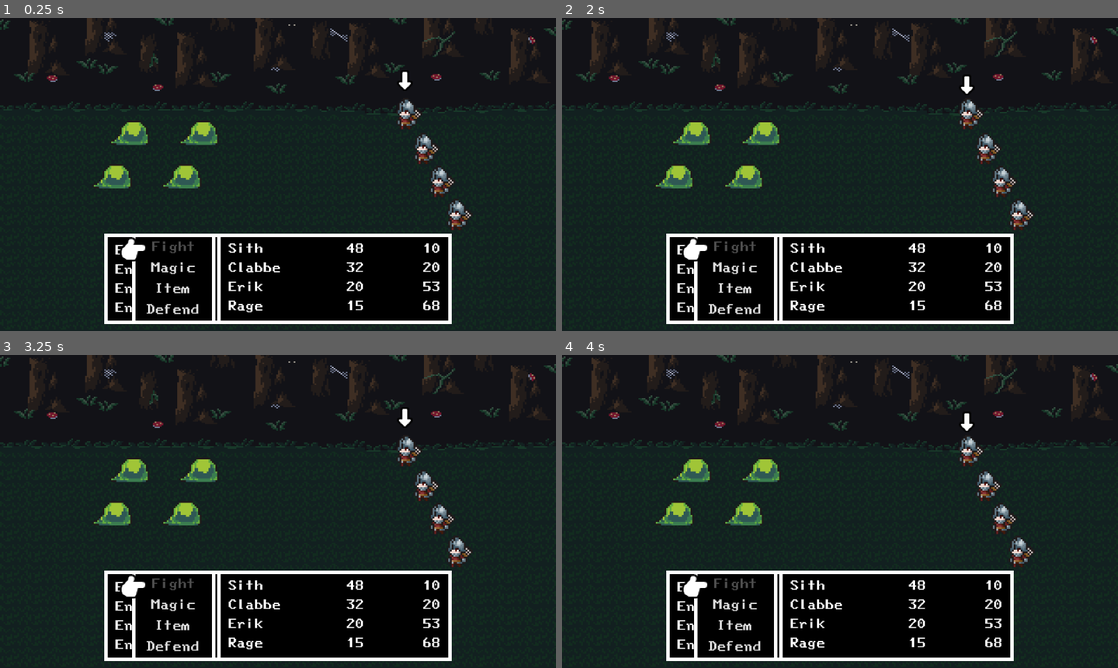
Above: before the commit, frames 1-4 (two rows, left to right).
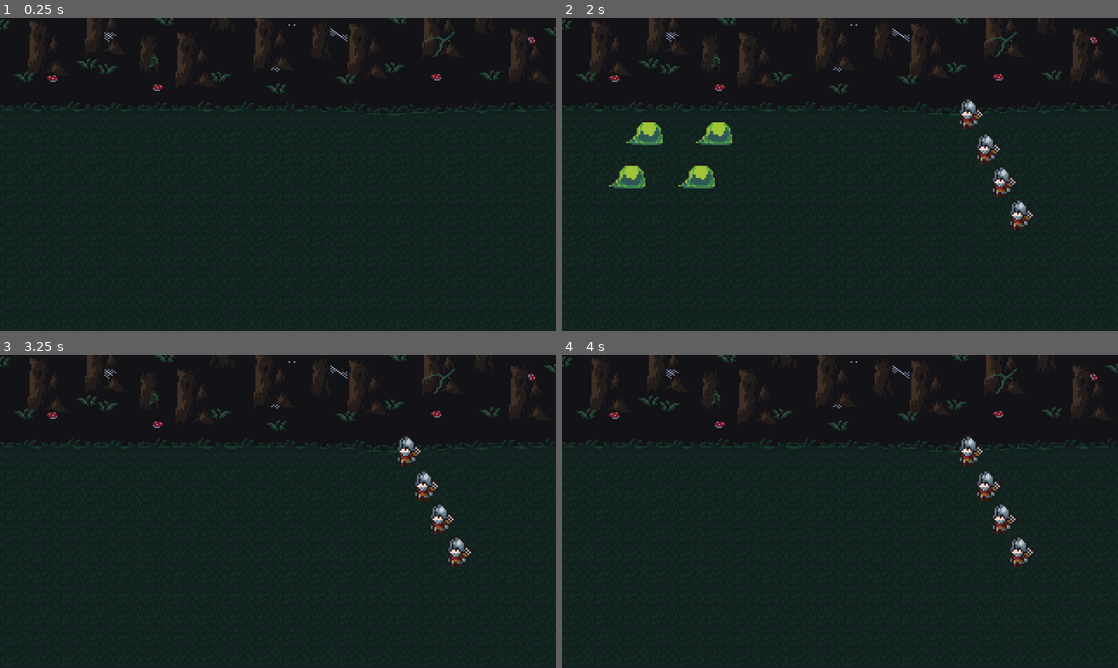
Above: after the commit, the same moments.

Repository: sithpl/ootf-jrpg
Game: Godot game, scene res://Scenes/Battle.tscn
Same seed, same stepped clock (60 frames per second), same inputs: the game is played once before the commit and once after it.
Inputs (mouse positions are in pixels of both pictures, inside the frame that each line leads up to; where the layout moved, square brackets give the same spot in the first picture):
- Up to frame 1 (0.25 s): no input
- Up to frame 2 (2 s): click (762, 133) at 0.52 s; click (973, 115) at 1.25 s
- Up to frame 3 (3.25 s): tap Enter at 2 s; hold Right (ui_right) 2.03-2.75 s; tap R at 2.1 s; click (555, 452) [127, 470] at 2.75 s
- Up to frame 4 (4 s): click (990, 486) at 3.5 s

The runs differ from the first frame. In frame 1, 20% of the frame differs, in the area x 16-85%, y 17-98%; in frame 2, 20%, in the area x 8-82%, y 18-98%; in frame 3, 19%; in frame 4, 19%.
Error after the commit: Invalid access to property or key 'process_frame' on a base object of type 'null instance'. (res://Scripts/Battle.gd:356)

Commit message:
Added Intro Function, Tightened Up Presentation
Intro Theme + _play_intro function

Worked on tightening up overall feel

Diff:
--- /dev/null
+++ b/Battle.gdshader
@@ -0,0 +1,17 @@
+shader_type canvas_item;
+
+uniform float radius        : hint_range(0.0, 1.5) = 0.0;
+uniform float edge_falloff  : hint_range(0.0, 0.1) = 0.02;
+
+void fragment() {
+    // UV coords [0,1] across the screen
+    vec2 uv = SCREEN_UV;
+    // Distance from center
+    float d = distance(uv, vec2(0.5));
+
+    // 0 inside circle, 1 outside, with soft edge
+    float mask = smoothstep(radius, radius - edge_falloff, d);
+
+    // Black with the mask controlling opacity
+    COLOR = vec4(0.0, 0.0, 0.0, mask);
+}
--- a/Scenes/Battle.tscn
+++ b/Scenes/Battle.tscn
@@ -25,15 +25,6 @@
 grow_vertical = 2
 script = ExtResource("1_p46lj")
 metadata/_edit_use_anchors_ = true
-
-[node name="BackgroundTemp" type="ColorRect" parent="."]
-layout_mode = 1
-anchors_preset = 15
-anchor_right = 1.0
-anchor_bottom = 1.0
-grow_horizontal = 2
-grow_vertical = 2
-color = Color(0.277983, 0.447947, 1, 0.960784)
 
 [node name="BattleScene" type="TextureRect" parent="."]
 layout_mode = 1
--- a/Scenes/PlayerInfoBar.tscn
+++ b/Scenes/PlayerInfoBar.tscn
@@ -66,6 +66,12 @@
 text = "999"
 horizontal_alignment = 2
 
+[node name="Status" type="Label" parent="."]
+custom_minimum_size = Vector2(12, 0)
+layout_mode = 2
+size_flags_horizontal = 3
+text = "Normal"
+
 [node name="ATBBar" parent="." instance=ExtResource("1_aulq1")]
 visible = false
 layout_mode = 2
--- a/Scripts/Battle.gd
+++ b/Scripts/Battle.gd
@@ -2,6 +2,7 @@
 class_name Battle
 
 enum States {
+	INTRO,
 	IDLE,
 	PLAYER_SELECT,
 	PLAYER_TARGET,
@@ -17,10 +18,13 @@
 	DEFEND
 }
 
+@export var transition_time := 0.7
+
 const MAX_LOG_LINES := 3
 
 # Battle flow
 var state: States = States.IDLE
+var _orig_positions := {}
 var turn_order: Array[BattleActor] = []
 var current_turn_idx: int = 0
 var current_actor: BattleActor = null
@@ -28,6 +32,8 @@
 var action_log: Array[String] = []
 
 # UI nodes
+@onready var _top_cover = $CanvasLayer/TopCover
+@onready var _bottom_cover = $CanvasLayer/BottomCover
 @onready var _battle_music: AudioStreamPlayer = $BattleMusic
 @onready var _log_label: Label = $ActionLogLabel
 @onready var _gui: Control = $GUIMargin
@@ -42,11 +48,54 @@
 	_options.hide()
 	_down_cursor.hide()
 	_gui.hide()
-	_start_battle()
+	call_deferred("_play_intro")  # Defer so _ready finishes first
 
 func _unhandled_input(event: InputEvent) -> void:
 	if event.is_action_pressed("ui_cancel") and state == States.PLAYER_TARGET:
 		_cancel_target_selection()
+
+func _stash_and_offset_buttons() -> void:
+	var screen_w = get_viewport_rect().size.x
+
+	# Players slide in from left
+	for btn in _players_menu.get_buttons():
+		_orig_positions[btn] = btn.position
+		btn.position.x += screen_w
+
+	# Enemies slide in from right
+	for btn in _enemies_menu.get_buttons():
+		_orig_positions[btn] = btn.position
+		btn.position.x -= screen_w
+
+func _play_intro() -> void:
+	print("Battle.gd/_play_intro() called")
+	state = States.INTRO
+	# 1) Point directly at the intro theme
+	var theme_path = Data.intro_theme
+
+	# 2) Load and play
+	var theme_stream = load(theme_path)
+	if theme_stream:
+		_battle_music.stream = theme_stream
+		_battle_music.play()
+
+
+	_stash_and_offset_buttons()
+
+	## Intro Animation
+	await get_tree().create_timer(0.5).timeout
+
+	# 1) Slide players
+	await _slide_group(_players_menu.get_buttons(), 0.3)
+
+	# Optional pause
+	await get_tree().create_timer(1.0).timeout
+
+	# 2) Slide enemies
+	await _slide_group(_enemies_menu.get_buttons(), 0.6)
+
+	# 3) Start the battle
+	_start_battle()
 
 func _start_battle() -> void:
 	# Play battle theme
@@ -188,7 +237,6 @@
 			# Implement item logic
 			_log_action("%s uses an item!" % actor.name)
 		Actions.DEFEND:
-			actor.defend()
 			_log_action("%s defends!" % actor.name)
 		_:
 			pass
@@ -296,3 +344,16 @@
 		if btn.data == actor:
 			return btn
 	return null
+
+# Moves a group of buttons from their current (off-screen) positionsback to _orig_positions over 'duration' seconds.
+func _slide_group(buttons: Array, duration: float):
+	var elapsed := 0.0
+	while elapsed < duration:
+		var t = elapsed / duration
+		for btn in buttons:
+			btn.position = btn.position.lerp(_orig_positions[btn], t)
+		elapsed += get_process_delta_time()
+		await get_tree().process_frame
+	# Snap to final
+	for btn in buttons:
+		btn.position = _orig_positions[btn]
--- a/Scripts/Data.gd
+++ b/Scripts/Data.gd
@@ -17,12 +17,14 @@
 var party: Array = players.values()
 
 enum BattleType {
+	INTRO,
 	NORMAL,
 	BOSS,
 	SPECIAL,
 }
 
 var current_battle_type: BattleType = BattleType.NORMAL
+var intro_theme: String = "res://Assets/Audio/Battle/intro_theme.wav"
 var zone_theme: String = "res://Assets/Audio/Battle/battle_theme.wav"
 var boss_theme: String = "res://Assets/Audio/Battle/boss_theme.wav"
 var special_theme: String = "res://Assets/Audio/Battle/special_theme.wav"
@@ -44,6 +46,8 @@
 
 func get_battle_theme() -> String:
 	match current_battle_type:
+		BattleType.INTRO:
+			return intro_theme
 		BattleType.BOSS:
 			return boss_theme
 		BattleType.SPECIAL:
Not shown, added: Assets/Audio/Battle/intro_theme.wav.import
Not shown, added: Battle.gdshader.uid
Not shown, added: Assets/Audio/Battle/intro_theme.wav
